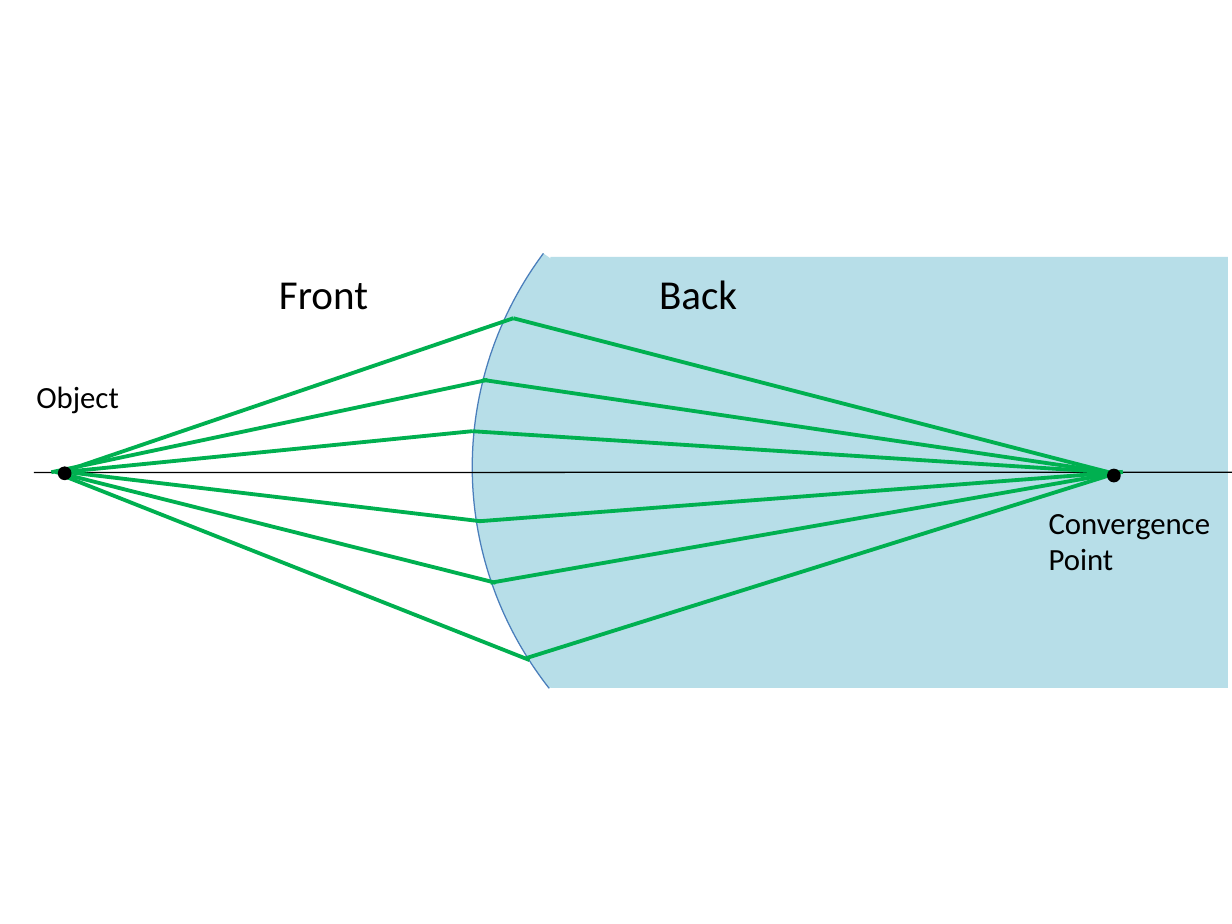
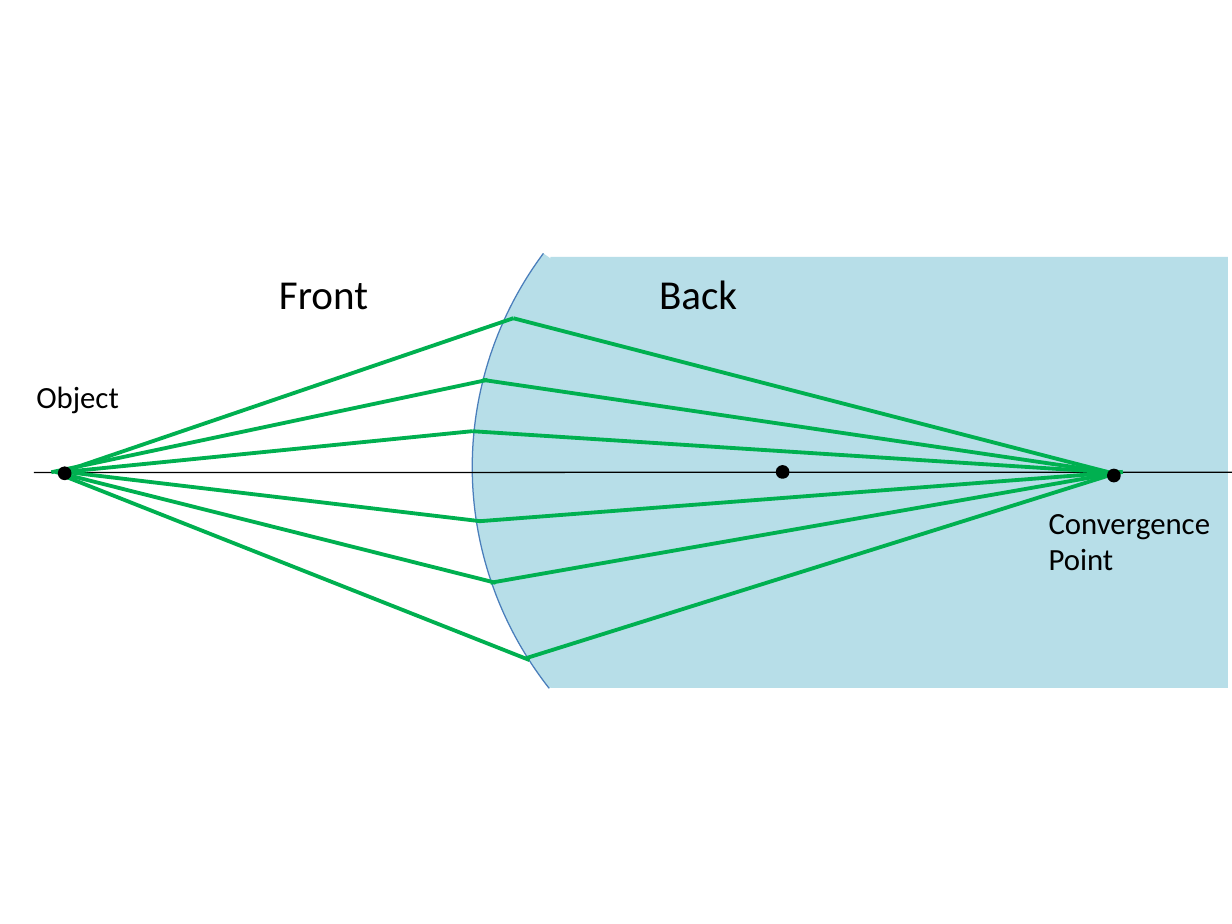
Before and after one commit to rtlines/PH223-Engineering-Physics, a slide deck: slide 13 of Slides/PH223_Lecture_16.pptx. Drawn at 1232x924 pixels with LibreOffice and Linux fonts; fonts in the diff are those of the drawing. Boxes give left, top, right and bottom in pixels: in the first picture for what was removed or moved away, otherwise in the second. Text is boxed around its words. In the diff, an @@ line names an element or a change of style, - is before the commit and + after.

```diff
--- a/Slides/PH223_Lecture_16.pptx
+++ b/Slides/PH223_Lecture_16.pptx
@@ ellipse added at <box>777,467,787,477</box>, fill #000000, outline #000000 2 pt @@
```
Also in this commit, not shown: 1 other slide changed, 4 slides added, 2 slides removed, 6 other files.
